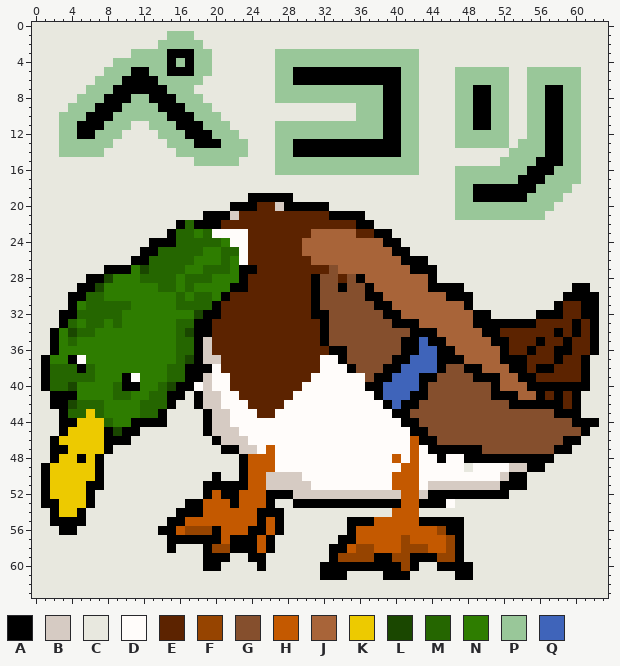
Edited in one commit: pixel-art sprite (src/2024/mallard.png). The picture above is the old version.
The file is 64x64 pixels.
Palette (. is transparent): A #000000  B #d6cbc3  C #e8e8df  D #fffcfa  E #5c2300  F #964400  G #854f2d  H #c45900  J #a86439  K #edca00  L #1a4700  M #256600  N #2e7d00  P #99c799  Q #3f64ba
After the commit:
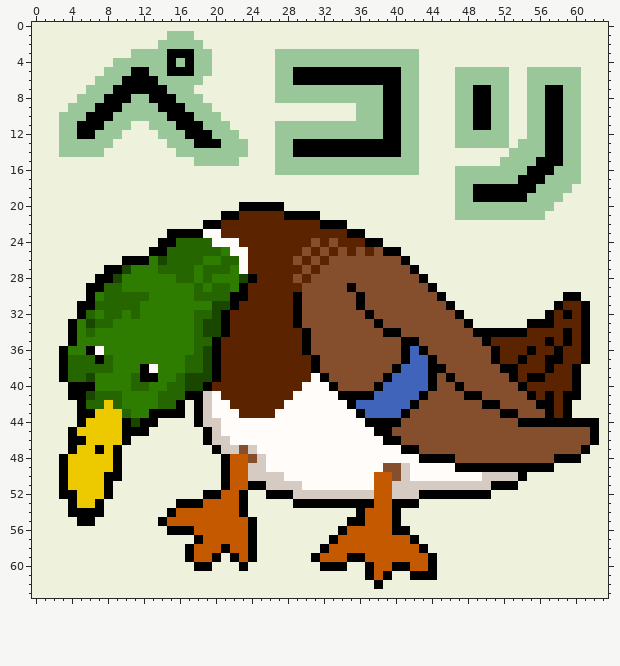
Change:
colour C: #e8e8df -> #eef2dc
Changed rows in their new state; - is a pixel that keeps its letter.
first column x 1:
19 -----------------------CCCCC----------------------------------
20 ---------------------C--AAACCCCC------------------------------
21 ------------------CC-A-----AAAACCCCC--------------------------
22 ---------------CCC-------------AAACCC-------------------------
23 ---------------AAAD-EEE-------EEEEAACCC-----------------------
24 ------------C------DD-E------EGEGEEEAACC----------------------
25 -----------C-A----MMND-------GEGEGEGEGA-C---------------------
26 ---------A--NL---M---M------G-GEGGGGGGGG-CC-------------------
27 ---------L-NN---M-----DE-----G-G-GGGGGGGG-CC------------------
28 -----C-AL--NNNNM-N----LA----G-G--G-GGGGGGGAC------------------
29 ----C-AMM----NN-NM-MMN-------GG--GA-GGGGGGG-CCC------------CC-
30 ---CCANMMMMM---N---MMAA-----AGG----AGGGGGGGGACCC------------CC
31 ---CAA----M----NNNNLLA------AGG----A-GGGGGGGGACC-------------C
32 --CCA-N---M------MMLA-------AGGG----A-GGGGGGGGACCC-----C-EA--C
33 --CA-L-MN------NNMLLA-------AGGG-----A-GGGGGGGGACCCCCC-AA--EAC
34 -CCAN----------NNMLLA--------AGG------AA-GGGGGGGA--AAA---EAEAC
35 -CCA-----------NNMMA---------AGG----------GGGGGGGAEE---EA---AC
36 -CA--AD--------NNMLA---------AGGGG-------QAGGGGGGGAE------E-AC
37 CCAMMMAM-------NMMLA----------AGGG-----G---AGGGGGGAEE---A-----
38 CCA-M-MM---AD-NNMMLA----------AGGGG---G----A---GGGGA-E-E---AC-
39 CCA--L---NMAA-N-LLLAE----------AGGGG-G----Q--A--GGGGAE-A---AC-
40 CCCAAA--NNMM-NMMLLAEE-----------AGGGG-----QA--A---GGGAEEEEE-C-
41 -CC-ALMM-N--N-MMA--DEE-----------AAAAQ---Q-----AA-GGGGAEAEA---
42 -CCCA--KM--NN-MA---D-EE-----------AQQQQ-Q--------AA-GGG--EAC--
43 --CCAAKKKM-NA-AA-ABDD-EE-----------AQQQQ-----------AA---AE-C--
44 --CCA--KKAL--C---AB-D---------------AAAAGG-----------AAAAAA---
45 --CA---KK--A--------DD---------------AAGGGG-----------------GA
46 -CCAA--KK---------AB-DD---------------AAGGGG--------------GGGA
47 -CCA--AKA----------ABBG--D--------------AAGGGGGGG--------GGGA-
48 -CA-K-KKA-----------AHHGBD-------------D-DAA-AGGGGGGGGGGGAAA--
49 CCA---KKA-----------AHHBBD------------GGBD----AAAAAAAA--A-----
50 CCA---KAA----------CAHHBB--DD--------HHGBD-------BB-B---------
51 CCA--KKA----------CC-HHAA----D-------HHBBBB-------A--C--------
52 CCAA-KKA-----------AHHACC------------HH-BBA-------CC----------
53 CCCA-KA--------A-----HACCC-----------HH-AACCCC----------------
54 -CCA-AA-------AHHH----ACCCC--------AHHHACC--------------------
55 -CCC-A-------AHH-------ACCC---------H--ACCCCCCC---------------
56 --CC---------C-AAHHH----CCC------AH----AACCCCCC---------------
57 --------------CCC-HH-HH-CC------AHH-----HACCCCC---------------
58 --------------C-AHHHAHH-CC-----AHH-HH---HHACCCC---------------
59 ----------------AHH-CAH-C-----AHHHAAHHHHHHH-CCC---------------
60 -----------------A-C--A-C---------CC-HH-AHHACCCC--------------
61 -------------------------------CCC--AH-CCAAA--CC--------------
62 -------------------------------------A------------------------
Pixel boxes of the changes (left, top, right, bottom) in both pictures:
changed: (32, 22, 608, 598)
